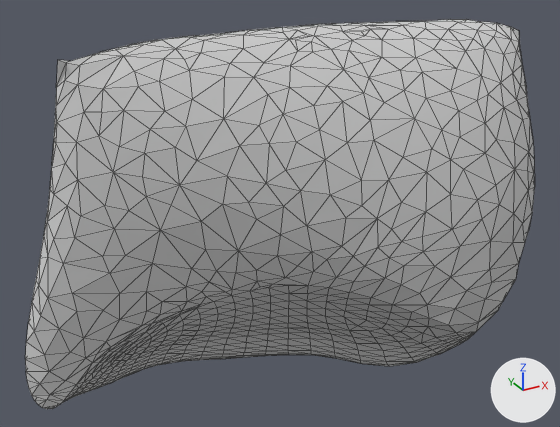
Renders of the glTF model raw-data/corridor-cache/c6ce02e4-16da-4910-8b5d-e40474cd2f4b.glb from each side of a commit.
Rendered twice from a camera (50 mm lens) standing at (-0.1374, -0.0118, 0.5026) and looking at (-0.0618, 0.1256, 0.4339). Arrows for +X, +Y and +Z are at lower right; the lights stay in place. The picture after the commit comes second. Mesh edges are drawn as thin lines.

Objects in the first picture: '<OFFRoot>'.
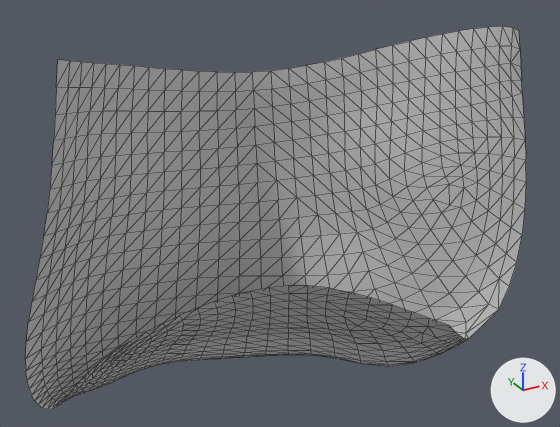
The change in detail:
me_mesh_0 is used by ob_offroot; location (0.0, 0.0, 0.0).
me_mesh_0 had 1214 vertices, 2424 faces and spanned x -0.1191..-0.0142, y 0.0957..0.1551, z 0.3819..0.4745.
me_mesh_0 now has 852 vertices, 1602 faces and spans x -0.1191..-0.0142, y 0.0998..0.1551, z 0.3819..0.4739.
me_mesh_0 part 1: 362 vertices removed from x -0.1169..-0.0153, y 0.0957..0.1515, z 0.4026..0.4745.

What differs and where, as boxes (x1, y1, x2, y2) in the pictures (560 x 427 px):
'<OFFRoot>', reshaped: before (25, 19, 535, 409); after (25, 26, 526, 409)
part 1 of me_mesh_0, deleted: before (25, 19, 535, 408)
